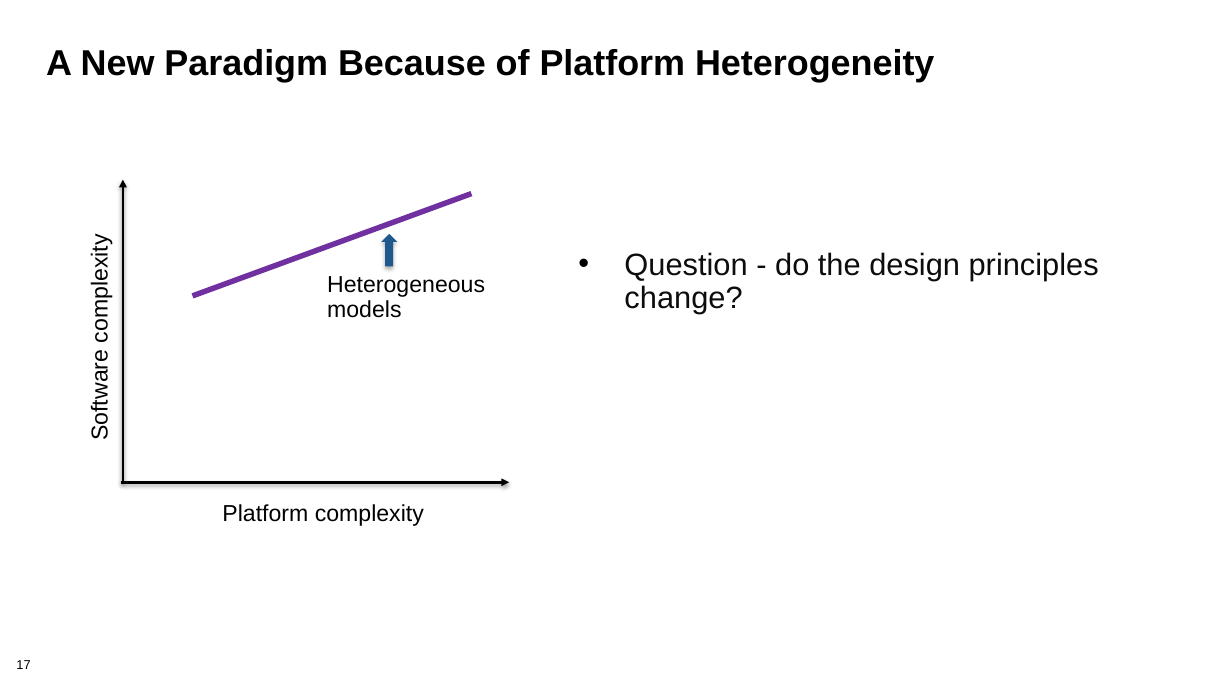
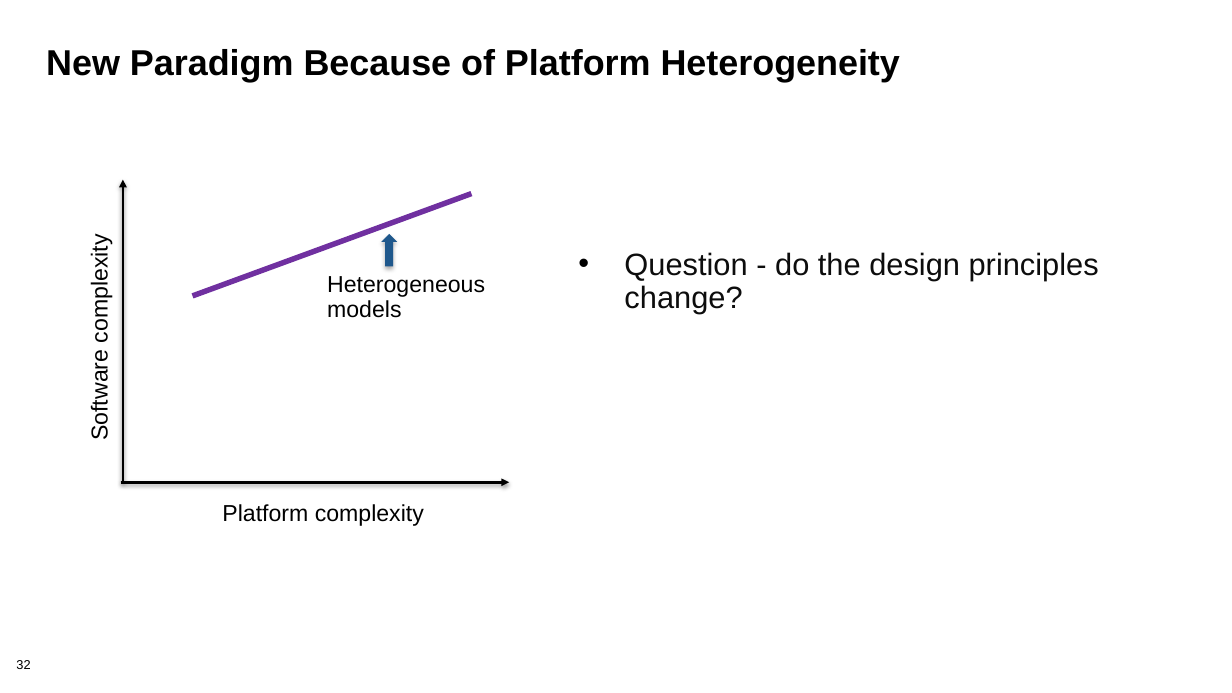
Before and after one commit to bssw-tutorial/presentations, a slide deck: slide 32 of design.pptx (slide 17 before the commit). Drawn at 1232x693 pixels with LibreOffice and Linux fonts; fonts in the diff are those of the drawing; background and template pictures are left out. Boxes give left, top, right and bottom in pixels: in the first picture for what was removed or moved away, otherwise in the second. Text is boxed around its words. In the diff, an @@ line names an element or a change of style, - is before the commit and + after.

```diff
--- a/design.pptx
+++ b/design.pptx
@@ title at (46,49,900,82): text changed @@
-A New Paradigm Because of Platform Heterogeneity
+New Paradigm Because of Platform Heterogeneity
@@ page number at (16,660,30,669): text changed @@
-17
+32
```
Also in this commit, not shown: 8 other slides changed, 40 slides added, 15 slides removed, 1 other file.
